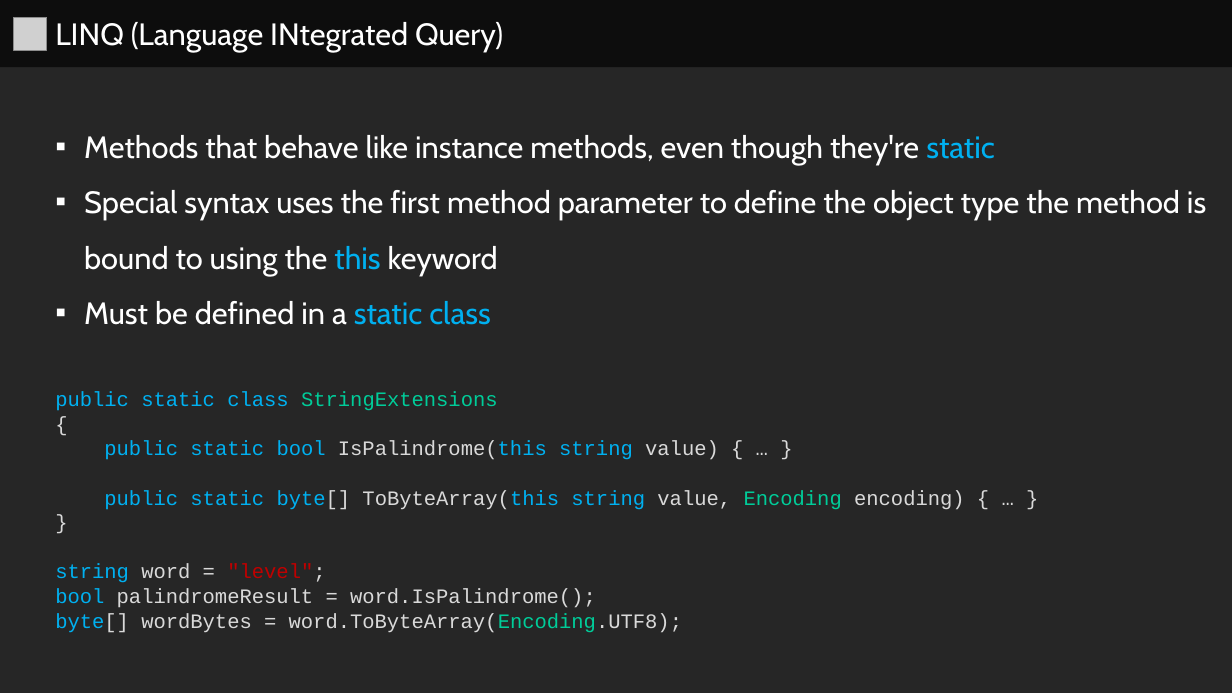
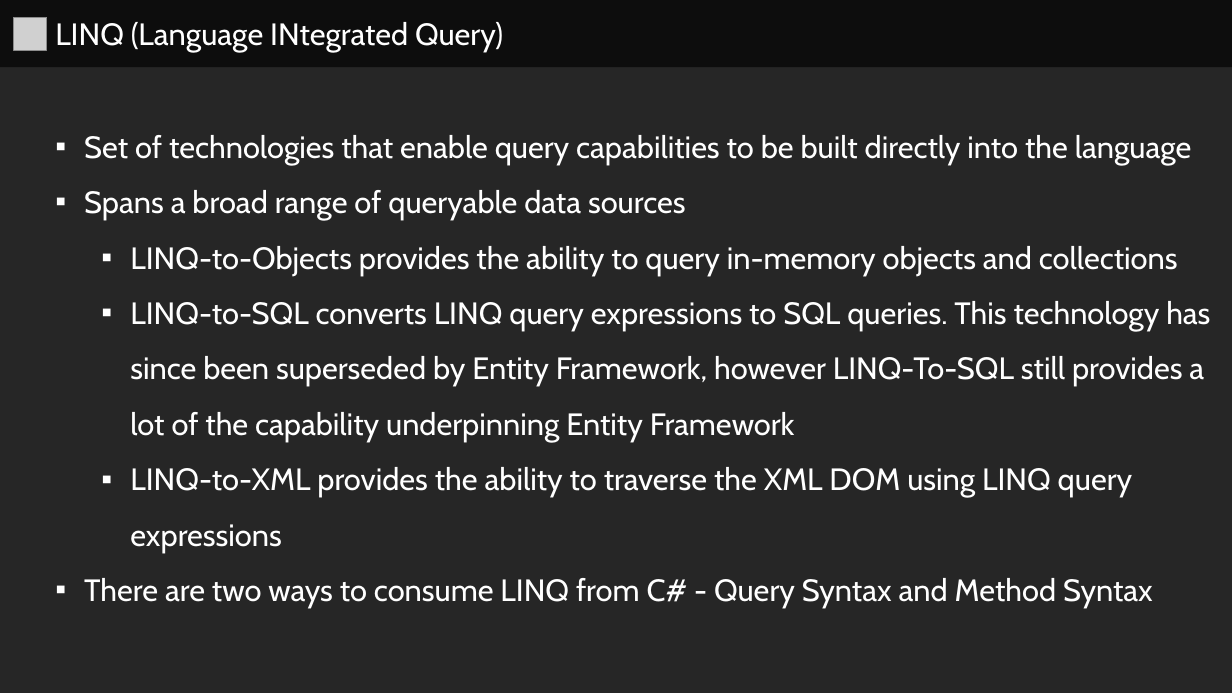
Before and after one commit to series0ne/DotNetFundamentalsWithCSharp, a slide deck: slide 16 of Lesson 6/Lesson 6.pptx. Drawn at 1232x693 pixels with LibreOffice and Linux fonts; fonts in the diff are those of the drawing; grey boxes stand for pictures. Boxes give left, top, right and bottom in pixels: in the first picture for what was removed or moved away, otherwise in the second. Text is boxed around its words. In the diff, an @@ line names an element or a change of style, - is before the commit and + after.

Commit message:
Updated lesson 6 slides Added Linq sample

```diff
--- a/Lesson 6/Lesson 6.pptx
+++ b/Lesson 6/Lesson 6.pptx
@@ text in rectangle at [84, 135, 1210, 608]: text changed; size 16 to 24 pt; font Courier New to Cabin @@
-  ▪ Methods that behave like instance methods, even though they're static
-  ▪ Special syntax uses the first method parameter to define the object type the method is bound to using the this keyword
-  ▪ Must be defined in a static class
-  public static class StringExtensions
-  {
-  public static bool IsPalindrome(this string value) { … }
-  public static byte[] ToByteArray(this string value, Encoding encoding) { … }
-  }
-  string word = "level";
-  bool palindromeResult = word.IsPalindrome();
-  byte[] wordBytes = word.ToByteArray(Encoding.UTF8);
+  ▪ Set of technologies that enable query capabilities to be built directly into the language
+  ▪ Spans a broad range of queryable data sources
+    ▪ LINQ-to-Objects provides the ability to query in-memory objects and collections
+    ▪ LINQ-to-SQL converts LINQ query expressions to SQL queries. This technology has since been superseded by Entity Framework, however LINQ-To-SQL still provides a lot of the capability underpinning Entity Framework
+    ▪ LINQ-to-XML provides the ability to traverse the XML DOM using LINQ query expressions
+  ▪ There are two ways to consume LINQ from C# - Query Syntax and Method Syntax
```
Also in this commit, not shown: 2 other slides changed, 1 slide added, 6 other files.
